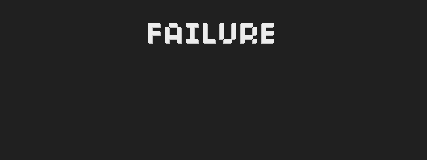
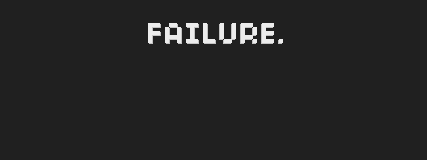
Layers edited between the first and the second 427x160 image:
painted on "Background" over left=278, top=39, right=283, bottom=44
